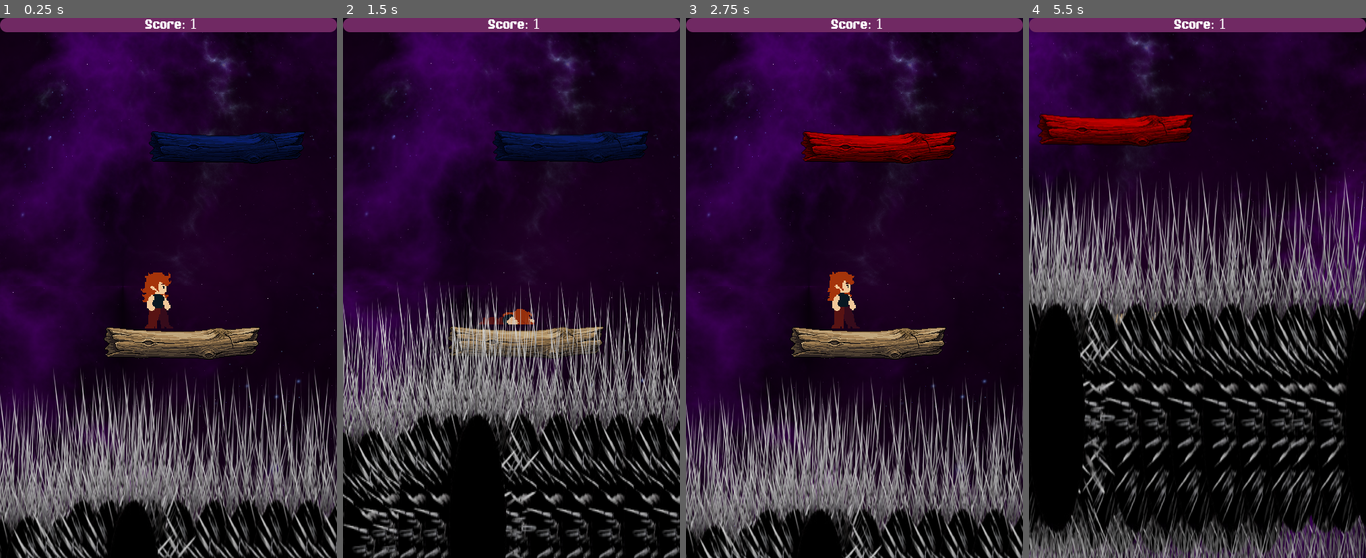
Above: before the commit, frames 1-4 (left to right).
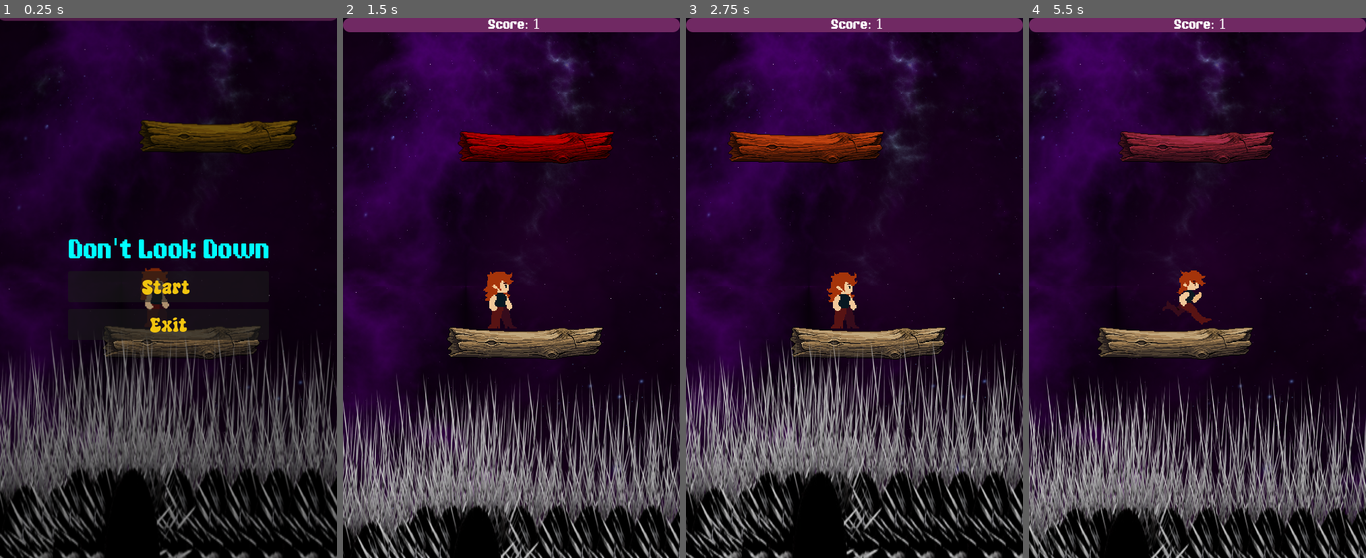
Above: after the commit, the same moments.

Repository: niranjansthaa11-code/jumping-game
Game: Godot game, scene res://Scences/main_menu.tscn
Two runs of this game, one before a commit and one after it. Both use one fixed random seed, a clock stepped at 60 frames per second and the inputs below. Before the commit the project starts from res://Scences/game_manager.tscn.
Inputs (mouse positions are in pixels of both pictures, inside the frame that each line leads up to):
- Up to frame 1 (0.25 s): no input
- Up to frame 2 (1.5 s): click (511, 288) at 0.5 s, where only the run after the commit has a clickable "Start"; click (619, 212) at 1.25 s, where only the run after the commit has a clickable "Start"
- Up to frame 3 (2.75 s): click (962, 212) at 2 s, where only the run after the commit has a clickable "Start"
- Up to frame 4 (5.5 s): tap Enter at 2.75 s; hold Right (Right) 2.78-4.28 s; tap Alt at 2.85, 4.35 s; tap Space (jump) at 3.02, 3.77, 5.27 s; tap Shift at 3.6, 5.1 s; hold Left (Left) 4.28-5.03 s; hold Right (Right) from 5.03 s (still down)

The runs differ from the first frame. In frame 1, 38% of the frame differs, in the area x 0-100%, y 0-100%; in frame 2, 36%; in frame 3, 27%; in frame 4, 60%.

Commit message:
I added the main_menu and the exit_menu scence

Diff:
--- /dev/null
+++ b/Scences/exit_menu.gd
@@ -0,0 +1,27 @@
+extends Control
+
+# Called when the node enters the scene tree for the first time.
+func _ready() -> void:
+	pass # Replace with function body.
+
+
+# Called every frame. 'delta' is the elapsed time since the previous frame.
+func _process(delta: float) -> void:
+	pass
+
+
+func _on_main_menu_pressed() -> void:
+	get_tree().change_scene_to_file("res://Scences/main_menu.tscn")
+	pass # Replace with function body.
+
+
+
+func _on_restart_pressed() -> void:
+	get_tree().change_scene_to_file("res://Scences/game_manager.tscn")
+
+	pass # Replace with function body.
+
+
+func _on_exit_button_pressed() -> void:
+	get_tree().quit()
+	pass # Replace with function body.
--- /dev/null
+++ b/Scences/exit_menu.tscn
@@ -0,0 +1,83 @@
+[gd_scene load_steps=6 format=3 uid="uid://b80y1fgmfllny"]
+
+[ext_resource type="Texture2D" uid="uid://dwti7vp714dx2" path="res://Assets/Background/main.png" id="1_dtv8f"]
+[ext_resource type="Script" uid="uid://ds533sukh17px" path="res://Scences/exit_menu.gd" id="1_j7rsi"]
+[ext_resource type="FontFile" uid="uid://dvh0cmmo4y4wl" path="res://Assets/Fonts/GamepauseddemoRegular-RpmY6.otf" id="2_j7rsi"]
+[ext_resource type="FontFile" uid="uid://bbiyqvmakw2x5" path="res://Assets/Fonts/SuperMaples-2vR2w.ttf" id="3_sdrn5"]
+
+[sub_resource type="StyleBoxTexture" id="StyleBoxTexture_mtydg"]
+texture = ExtResource("1_dtv8f")
+modulate_color = Color(0.7137255, 0.7137255, 0.7137255, 1)
+
+[node name="Exit_menu" type="Control"]
+layout_mode = 3
+anchors_preset = 15
+anchor_right = 1.0
+anchor_bottom = 1.0
+grow_horizontal = 2
+grow_vertical = 2
+script = ExtResource("1_j7rsi")
+
+[node name="Panel" type="Panel" parent="."]
+layout_mode = 1
+anchors_preset = 15
+anchor_right = 1.0
+anchor_bottom = 1.0
+grow_horizontal = 2
+grow_vertical = 2
+theme_override_styles/panel = SubResource("StyleBoxTexture_mtydg")
+
+[node name="VBoxContainer" type="VBoxContainer" parent="."]
+layout_mode = 1
+anchors_preset = 8
+anchor_left = 0.5
+anchor_top = 0.5
+anchor_right = 0.5
+anchor_bottom = 0.5
+offset_left = -66.5
+offset_top = -46.5
+offset_right = 66.5
+offset_bottom = 46.5
+grow_horizontal = 2
+grow_vertical = 2
+theme_override_constants/separation = 10
+
+[node name="Label" type="Label" parent="VBoxContainer"]
+layout_mode = 2
+theme_override_colors/font_color = Color(0, 1, 1, 1)
+theme_override_fonts/font = ExtResource("2_j7rsi")
+theme_override_font_sizes/font_size = 40
+text = "Don't Look Down"
+
+[node name="You died" type="Label" parent="VBoxContainer"]
+layout_mode = 2
+theme_override_colors/font_color = Color(0.45377582, 0.09988681, 0.060029045, 1)
+theme_override_fonts/font = ExtResource("2_j7rsi")
+theme_override_font_sizes/font_size = 40
+text = "You died !!"
+horizontal_alignment = 1
+
+[node name="Main_menu" type="Button" parent="VBoxContainer"]
+layout_mode = 2
+theme_override_colors/font_color = Color(0.94509804, 0.76862746, 0.05882353, 1)
+theme_override_fonts/font = ExtResource("3_sdrn5")
+theme_override_font_sizes/font_size = 30
+text = "Main_menu"
+
+[node name="Restart" type="Button" parent="VBoxContainer"]
+layout_mode = 2
+theme_override_colors/font_color = Color(0.94509804, 0.76862746, 0.05882353, 1)
+theme_override_fonts/font = ExtResource("3_sdrn5")
+theme_override_font_sizes/font_size = 30
+text = "Restart"
+
+[node name="exit_button" type="Button" parent="VBoxContainer"]
+layout_mode = 2
+theme_override_colors/font_color = Color(0.94509804, 0.76862746, 0.05882353, 1)
+theme_override_fonts/font = ExtResource("3_sdrn5")
+theme_override_font_sizes/font_size = 30
+text = "Exit"
+
+[connection signal="pressed" from="VBoxContainer/Main_menu" to="." method="_on_main_menu_pressed"]
+[connection signal="pressed" from="VBoxContainer/Restart" to="." method="_on_restart_pressed"]
+[connection signal="pressed" from="VBoxContainer/exit_button" to="." method="_on_exit_button_pressed"]
--- /dev/null
+++ b/Scences/main_menu.tscn
@@ -0,0 +1,66 @@
+[gd_scene load_steps=6 format=3 uid="uid://x4nvco8r1efv"]
+
+[ext_resource type="Script" uid="uid://batstqjwp2uq5" path="res://scripts/main_menu.gd" id="1_ioqad"]
+[ext_resource type="Texture2D" uid="uid://dwti7vp714dx2" path="res://Assets/Background/main.png" id="1_yxntw"]
+[ext_resource type="FontFile" uid="uid://dvh0cmmo4y4wl" path="res://Assets/Fonts/GamepauseddemoRegular-RpmY6.otf" id="2_ioqad"]
+[ext_resource type="FontFile" uid="uid://bbiyqvmakw2x5" path="res://Assets/Fonts/SuperMaples-2vR2w.ttf" id="3_rxfvr"]
+
+[sub_resource type="StyleBoxTexture" id="StyleBoxTexture_n0ibi"]
+texture = ExtResource("1_yxntw")
+modulate_color = Color(0.7137255, 0.7137255, 0.7137255, 1)
+
+[node name="Main_menu" type="Control"]
+layout_mode = 3
+anchors_preset = 15
+anchor_right = 1.0
+anchor_bottom = 1.0
+grow_horizontal = 2
+grow_vertical = 2
+script = ExtResource("1_ioqad")
+
+[node name="Panel" type="Panel" parent="."]
+layout_mode = 1
+anchors_preset = 15
+anchor_right = 1.0
+anchor_bottom = 1.0
+grow_horizontal = 2
+grow_vertical = 2
+theme_override_styles/panel = SubResource("StyleBoxTexture_n0ibi")
+
+[node name="VBoxContainer" type="VBoxContainer" parent="."]
+layout_mode = 1
+anchors_preset = 8
+anchor_left = 0.5
+anchor_top = 0.5
+anchor_right = 0.5
+anchor_bottom = 0.5
+offset_left = -66.5
+offset_top = -46.5
+offset_right = 66.5
+offset_bottom = 46.5
+grow_horizontal = 2
+grow_vertical = 2
+theme_override_constants/separation = 10
+
+[node name="Label" type="Label" parent="VBoxContainer"]
+layout_mode = 2
+theme_override_colors/font_color = Color(0, 1, 1, 1)
+theme_override_fonts/font = ExtResource("2_ioqad")
+theme_override_font_sizes/font_size = 40
+text = "Don't Look Down"
+
+[node name="start_button" type="Button" parent="VBoxContainer"]
+layout_mode = 2
+theme_override_colors/font_color = Color(0.94509804, 0.76862746, 0.05882353, 1)
+theme_override_fonts/font = ExtResource("3_rxfvr")
+theme_override_font_sizes/font_size = 30
+text = "Start "
+
+[node name="exit_button" type="Button" parent="VBoxContainer"]
+layout_mode = 2
+theme_override_colors/font_color = Color(0.94509804, 0.76862746, 0.05882353, 1)
+theme_override_fonts/font = ExtResource("3_rxfvr")
+theme_override_font_sizes/font_size = 30
+text = "Exit"
+
+[connection signal="pressed" from="VBoxContainer/start_button" to="." method="_on_start_button_pressed"]
--- a/project.godot
+++ b/project.godot
@@ -11,9 +11,13 @@
 [application]
 
 config/name="Jumping_Game"
-run/main_scene="res://Scences/game_manager.tscn"
+run/main_scene="uid://x4nvco8r1efv"
 config/features=PackedStringArray("4.5", "GL Compatibility")
 config/icon="res://icon.svg"
+
+[autoload]
+
+MainMenu="res://Scences/main_menu.tscn"
 
 [display]
 
--- a/scripts/blackhole.gd
+++ b/scripts/blackhole.gd
@@ -48,4 +48,4 @@
 		tween.parallel().tween_property(body, "modulate:a", 0.0, 0.8)
 		#waitting time
 		await get_tree().create_timer(1.2).timeout
-		get_tree().reload_current_scene()
+		get_tree().change_scene_to_file("res://Scences/exit_menu.tscn")
--- /dev/null
+++ b/scripts/main_menu.gd
@@ -0,0 +1,16 @@
+extends Control
+
+
+# Called when the node enters the scene tree for the first time.
+func _ready() -> void:
+	pass # Replace with function body.
+
+
+# Called every frame. 'delta' is the elapsed time since the previous frame.
+func _process(delta: float) -> void:
+	pass
+
+
+func _on_start_button_pressed() -> void:
+	get_tree().change_scene_to_file("res://Scences/game_manager.tscn")
+	pass # Replace with function body.
Not shown, added: Assets/Background/desktop.ini
Binary file added: Assets/Background/main.png
Not shown, added: Assets/Background/main.png.import
Not shown, added: Scences/exit_menu.gd.uid
Not shown, added: scripts/main_menu.gd.uid
